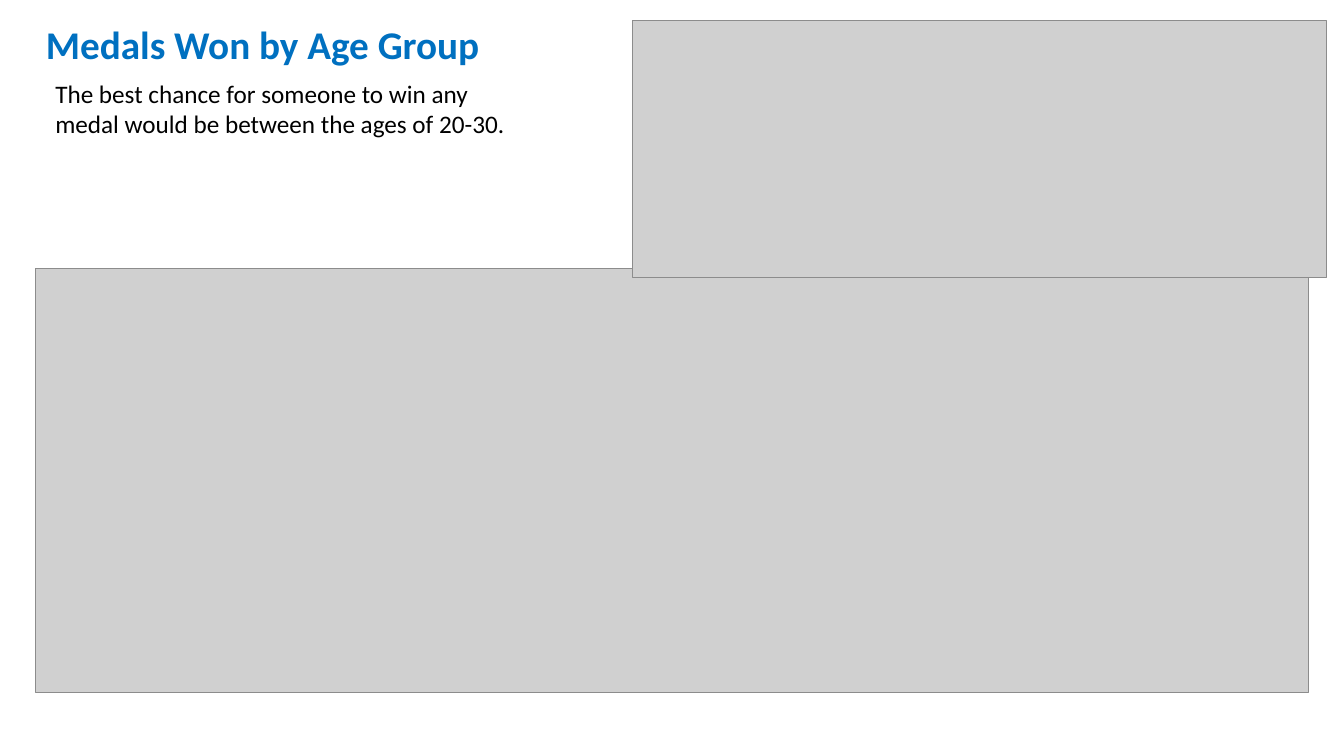
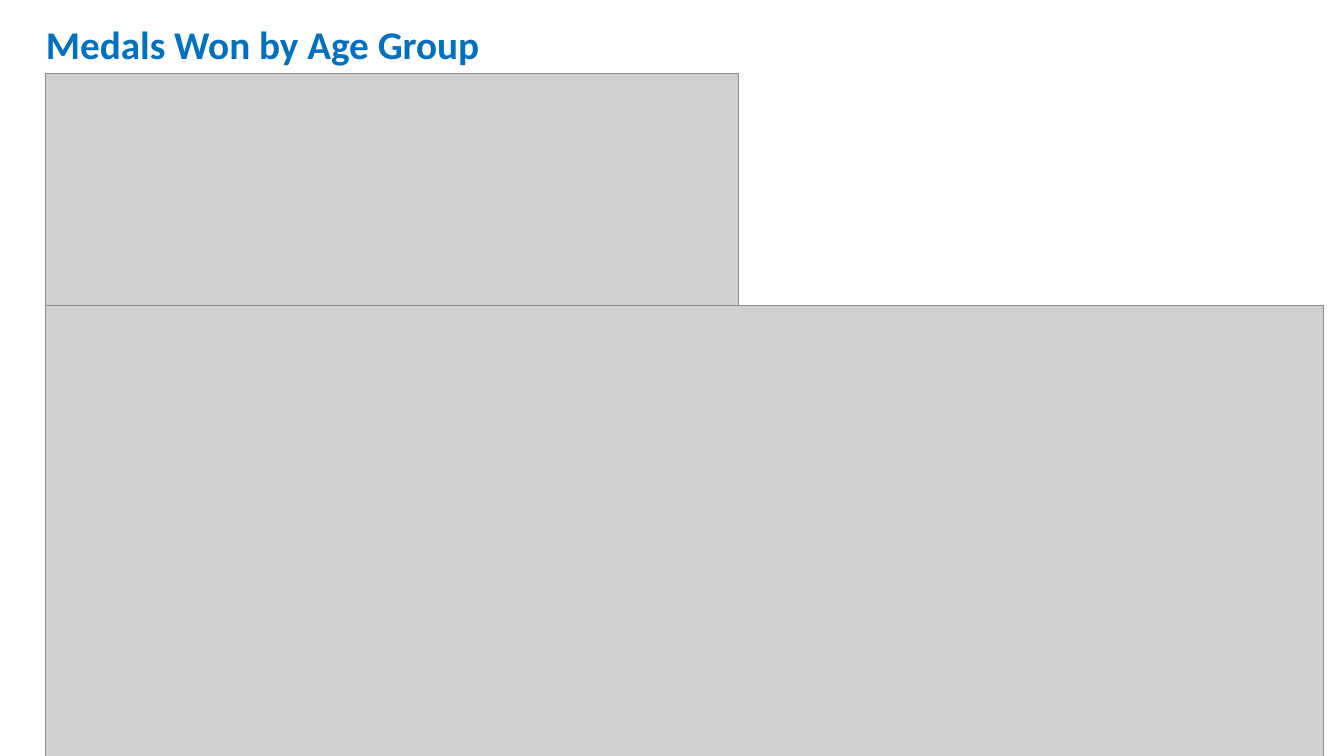
Before and after one commit to sissa81/project1, a slide deck: slide 4 of olympics by wildcats.pptx (slide 6 before the commit). Drawn at 1344x756 pixels with LibreOffice and Linux fonts; fonts in the diff are those of the drawing; grey boxes stand for pictures. Boxes give left, top, right and bottom in pixels: in the first picture for what was removed or moved away, otherwise in the second. Text is boxed around its words. In the diff, an @@ line names an element or a change of style, - is before the commit and + after.

```diff
--- a/olympics by wildcats.pptx
+++ b/olympics by wildcats.pptx
@@ picture: place and size @@
-picture at box(633, 20, 1327, 277)
+picture at box(45, 74, 739, 307)
@@ text at box(55, 85, 504, 138): text changed @@
-The best chance for someone to win any medal would be between the ages of 20-30.
+.
@@ picture: place and size @@
-picture at box(36, 269, 1309, 694)
+picture at box(45, 307, 1324, 756)
```
Also in this commit, not shown: 5 other slides changed, 6 slides added, 3 slides removed.
